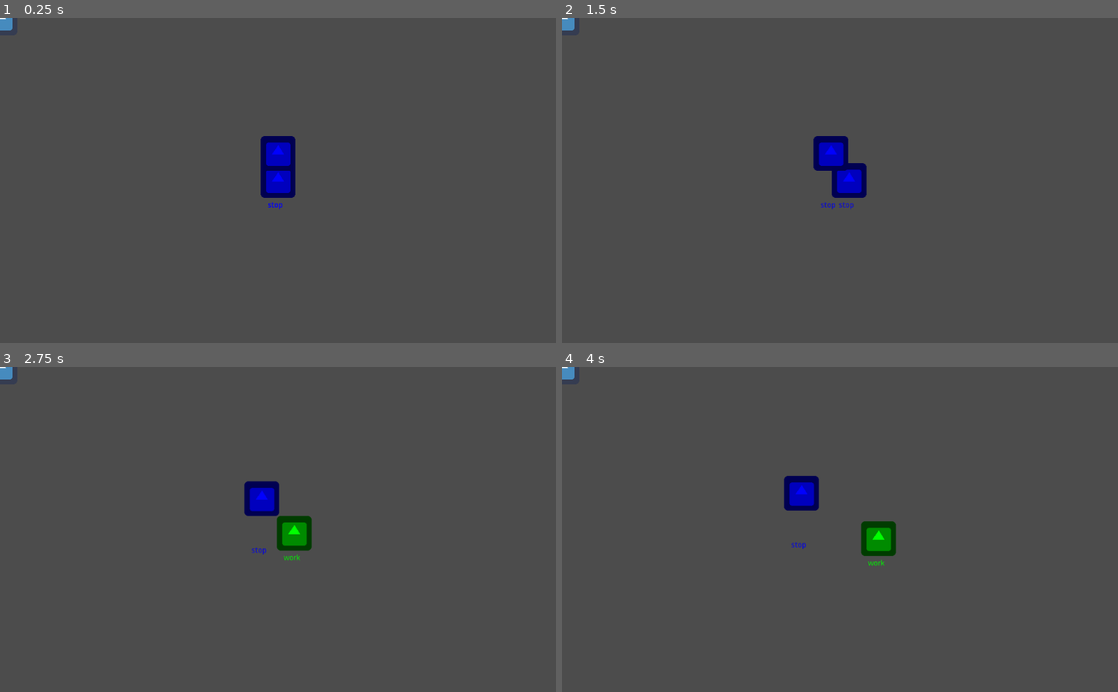
Above: before the commit, frames 1-4 (two rows, left to right).
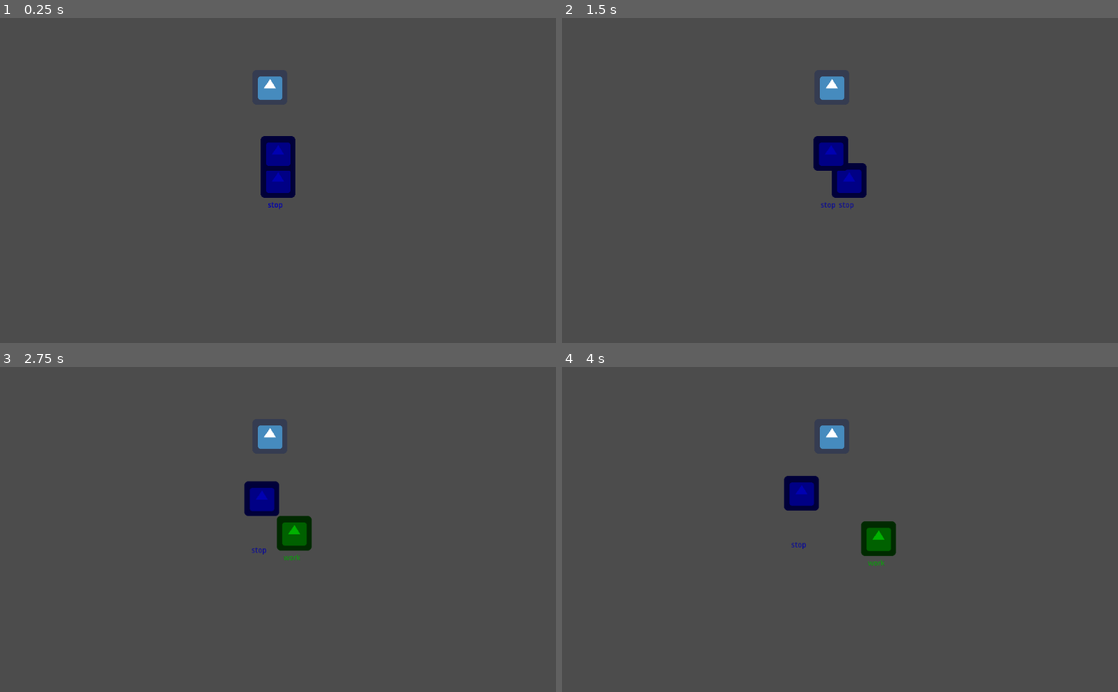
Above: after the commit, the same moments.

Repository: killicolin/SCI-GJ-3
Game: Godot game, scene res://Level1.tscn
Two runs of this game, one before a commit and one after it. Both use one fixed random seed, a clock stepped at 60 frames per second and the inputs below. The engine's default icon, where the game draws it, is replaced by a stand-in: a white triangle on a blue panel in a dark square.
Inputs:
- Up to frame 1 (0.25 s): no input
- Up to frame 2 (1.5 s): tap Enter at 0.5 s; hold Right (p1_right) 0.53-1.28 s; hold Space (p1_action) 0.53-1.28 s; tap Down (p1_stop) at 1.35 s
- Up to frame 3 (2.75 s): tap Space (p1_action) at 2 s; hold Right (p1_right) from 2.03 s (still down); hold Q (p2_action) from 2.03 s (still down)
- Up to frame 4 (4 s): release Q (p2_action) at 2.78 s; tap D (p2_right) at 2.85 s; release Right (p1_right) at 3.53 s; hold S (p2_stop) from 3.53 s (still down)

The runs differ from the first frame. In frame 1, 1.1% of the frame differs, in the area x 0-53%, y 0-59%; in frame 2, 1.1%; in frame 3, 1.1%, in the area x 0-56%, y 0-60%; in frame 4, 1.1%.

Commit message:
here come the sun

Diff:
--- a/FinGameUI.gd
+++ b/FinGameUI.gd
@@ -19,3 +19,8 @@
 func _on_PlayAgain_pressed():
 	get_tree().change_scene("res://Level1.tscn")
 	pass # Replace with function body.
+
+
+func _on_MainMenu_pressed():
+	get_tree().change_scene("res://Main.tscn")
+	pass # Replace with function body.
--- a/FinGameUI.tscn
+++ b/FinGameUI.tscn
@@ -38,4 +38,10 @@
 margin_bottom = 38.0
 text = "Play again"
 
+[node name="MainMenu" type="Button" parent="PanelContainer/VBoxContainer"]
+margin_top = 42.0
+margin_right = 262.0
+margin_bottom = 62.0
+
 [connection signal="pressed" from="PanelContainer/VBoxContainer/PlayAgain" to="." method="_on_PlayAgain_pressed"]
+[connection signal="pressed" from="PanelContainer/VBoxContainer/MainMenu" to="." method="_on_MainMenu_pressed"]
--- a/Level1.gd
+++ b/Level1.gd
@@ -33,6 +33,7 @@
 	sun.connect("pertubation_on", noise, "is_on_perturbating")
 	sun.connect("pertubation_off", noise, "is_off_perturbating")
 
+#	sun.position =
 	noise.rect_size = Vector2(1920, 1080)
 
 	$CanvasLayer.add_child(sun)
--- a/PlayerRobot.gd
+++ b/PlayerRobot.gd
@@ -57,11 +57,11 @@
 
 func check_state():
 	if state == "broke":
-		self.modulate = Color(0.5,0,0)
+		self.modulate = Color(0.7,0,0)
 	elif state == "work":
-		self.modulate = Color(0,1,0)
+		self.modulate = Color(0,0.7,0)
 	elif state == "stop":
-		self.modulate = Color(0,0,1)
+		self.modulate = Color(0,0,0.7)
 
 func broke():
 	if state == "work":
--- a/Sun.gd
+++ b/Sun.gd
@@ -33,7 +33,6 @@
 func emit_off():
 	emit_signal("pertubation_off")
 	print("signal off")
-
 
 func small_solar_perturbation():
 	#print_debug("is_arrive")
--- a/Sun.tscn
+++ b/Sun.tscn
@@ -23,12 +23,8 @@
 } ]
 
 [node name="Node2D" type="Node2D"]
+position = Vector2( 497, 128 )
 script = ExtResource( 2 )
-time_between_perturbation_min = 15.0
-time_between_perturbation_max = 20.0
-time_small_perturbation_on_moon = 2.0
-time_medium_perturbation_on_moon = 3.0
-time_big_perturbation_on_moon = 4.0
 
 [node name="Timer" type="Timer" parent="."]
 
